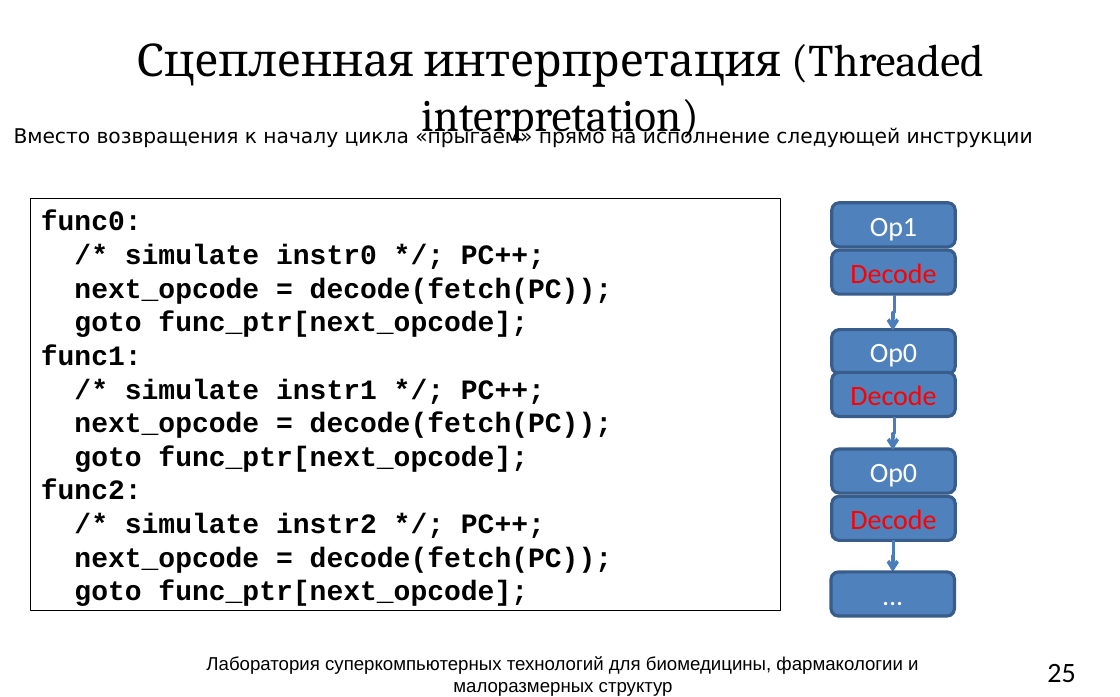
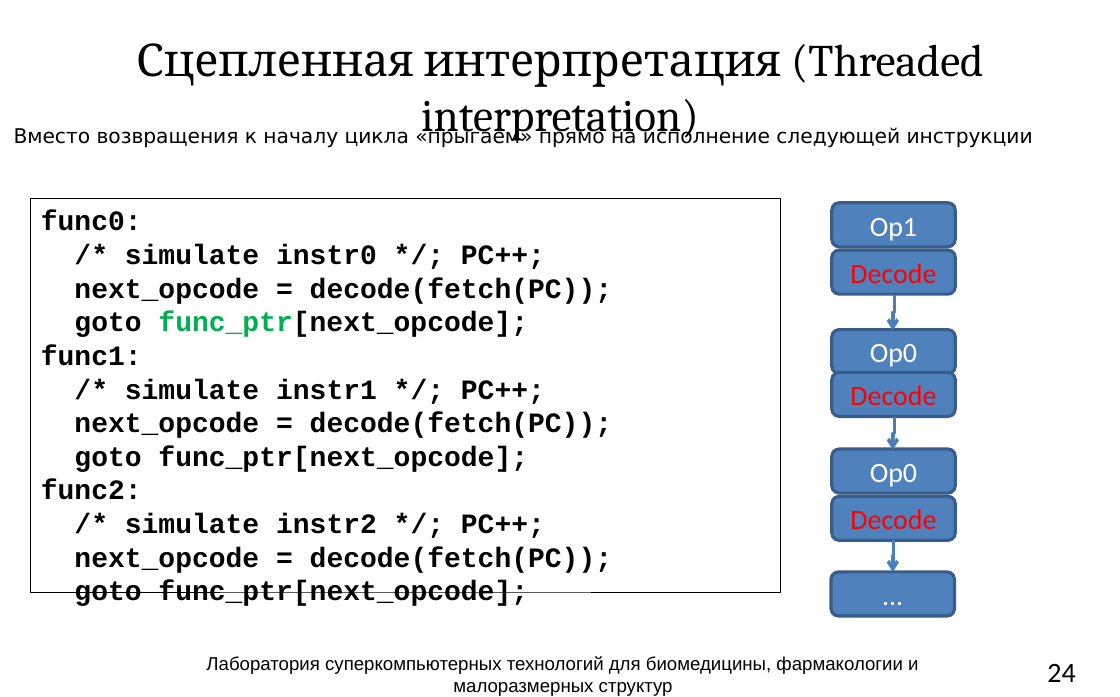
Before and after one commit to atakua/simlectures-archive, a slide deck: slide 24 of lecture03-cpu-interpretation/lecture03-cpu-interpretation.pptx (slide 25 before the commit). Drawn at 1120x697 pixels with LibreOffice and Linux fonts; fonts in the diff are those of the drawing; background and template pictures are left out. Boxes give left, top, right and bottom in pixels: in the first picture for what was removed or moved away, otherwise in the second. Text is boxed around its words. In the diff, an @@ line names an element or a change of style, - is before the commit and + after.

```diff
--- a/lecture03-cpu-interpretation/lecture03-cpu-interpretation.pptx
+++ b/lecture03-cpu-interpretation/lecture03-cpu-interpretation.pptx
@@ rectangle "func0:": place and size @@
-rectangle "func0:" at [31, 198, 781, 610]
+rectangle "func0:" at [31, 198, 781, 591]
@@ text in rectangle at [74, 312, 528, 337]: text colour #000000 to #00B050 in "func_ptr[next_opcode];" @@
@@ page number at [1047, 664, 1075, 682]: text changed @@
-25
+24
```
Also in this commit, not shown: 14 other slides changed, 3 slides added, 2 slides removed.
